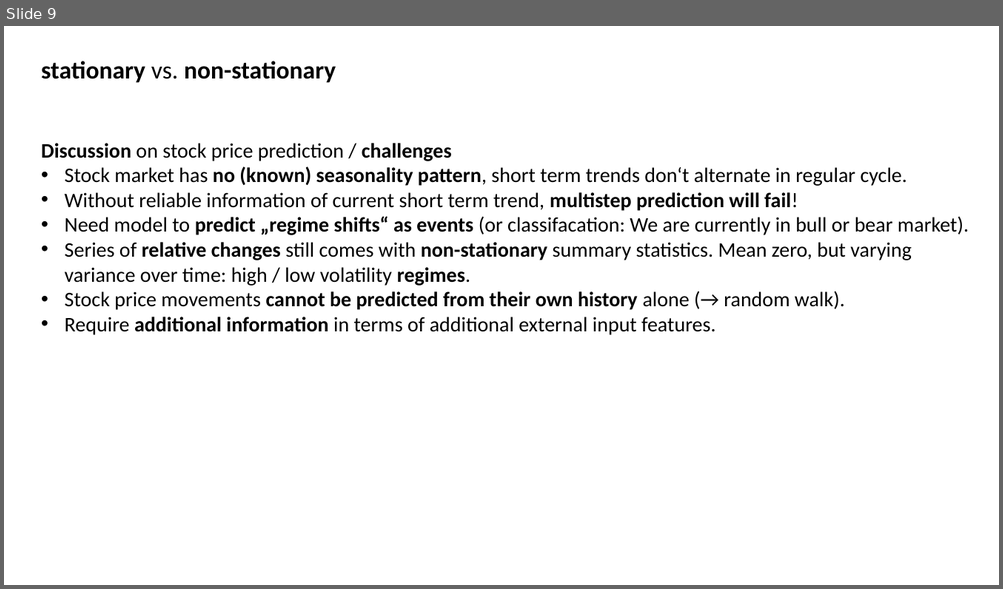
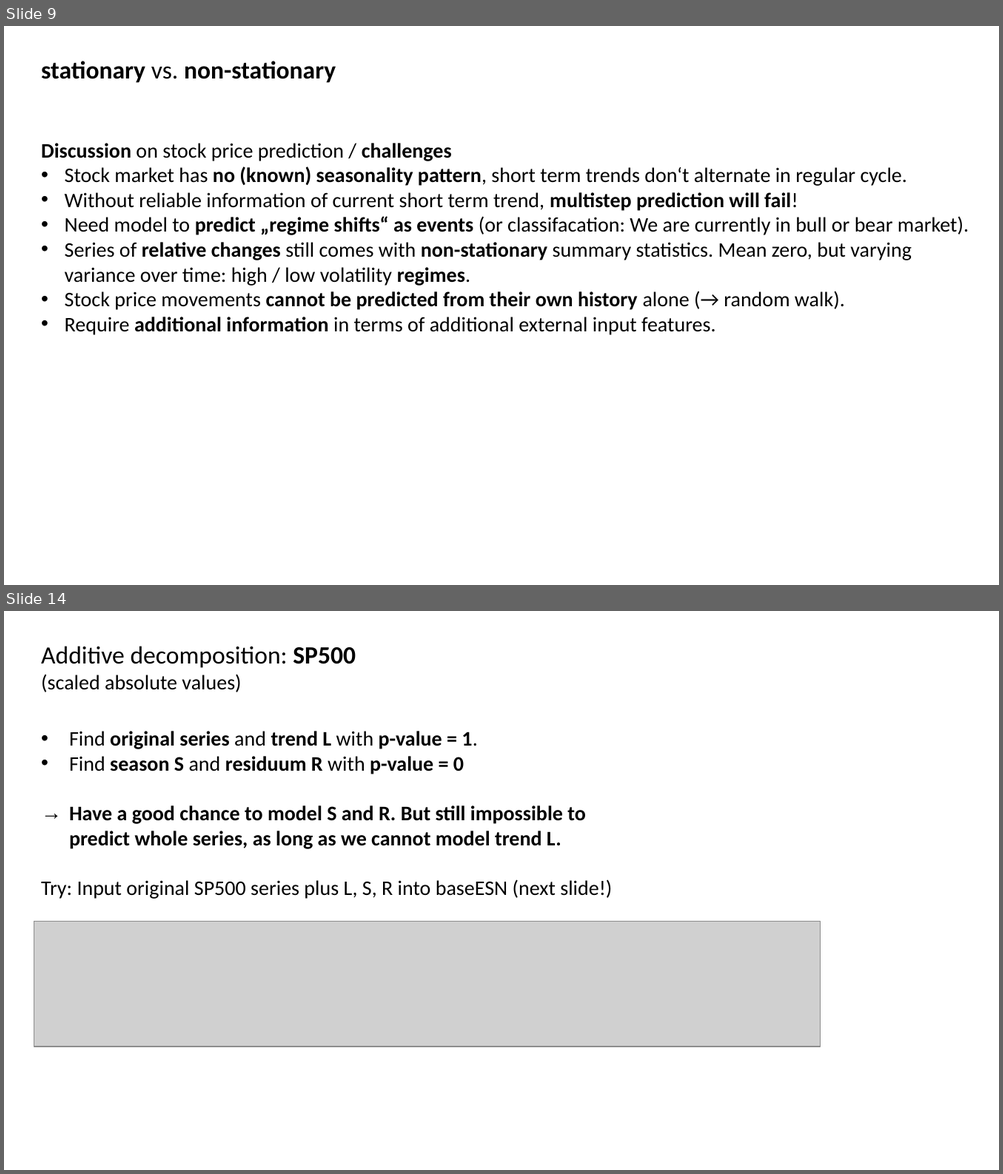
Before and after one commit to MarcoLandtHayen/EchoStateNetworks, a slide deck: ESN_wrapUP_decomposition_and_DeepESNs.pptx. Shown one above the other, each under a label of ours: slide 9 before the commit, slides 9 and 14 after it; the slides between them are not shown. The pictures are 1003x589 and 1003x1174 pixels, drawn with LibreOffice and Linux fonts; fonts in the diff are those of the drawing; grey boxes stand for pictures. Boxes give left, top, right and bottom in pixels: in the first picture for what was removed or moved away, otherwise in the second. Text is boxed around its words. In the diff, an @@ line names an element or a change of style, - is before the commit and + after.

Commit message:
finished wrap up on decomposition of timeseries and setting up ESN models

```diff
--- a/ESN_wrapUP_decomposition_and_DeepESNs.pptx
+++ b/ESN_wrapUP_decomposition_and_DeepESNs.pptx
@@ slide 14 added at (4,611,999,1170), background #FFFFFF @@
@@ text added at (41,646,356,692), 24 pt, text #000000 @@
+Additive decomposition: SP500
+(scaled absolute values)
@@ text added at (41,731,612,899), 20 pt, text #000000, bold @@
+• Find original series and trend L with p-value = 1.
+• Find season S and residuum R with p-value = 0
+→ Have a good chance to model S and R. But still impossible to predict whole series, as long as we cannot model trend L.
+Try: Input original SP500 series plus L, S, R into baseESN (next slide!)
@@ picture added at (34,921,820,1047) @@
```
Also in this commit, not shown: 12 other slides added, 2 other files.
